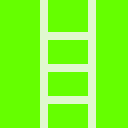
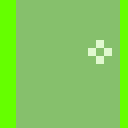
Layered file, before and after one edit (128px x 128px). Changes by layer:
hid "ledder" over [40, 0, 96, 128]
showed "tiny door", painted on it over [16, 0, 120, 128]
